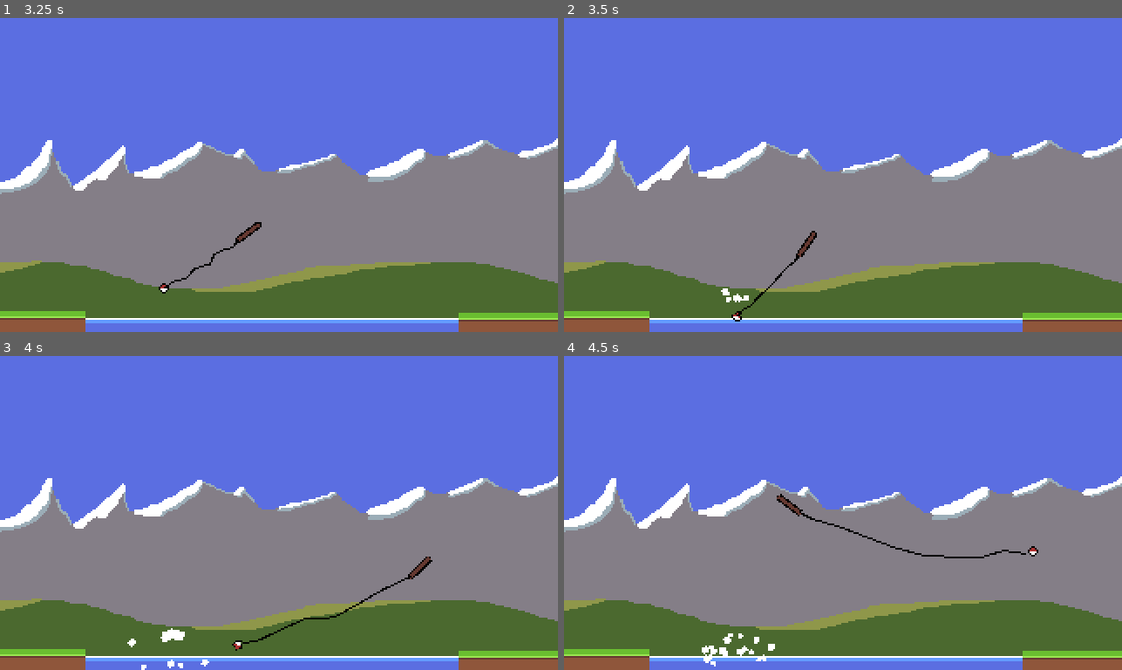
Above: before the commit, frames 1-4 (two rows, left to right).
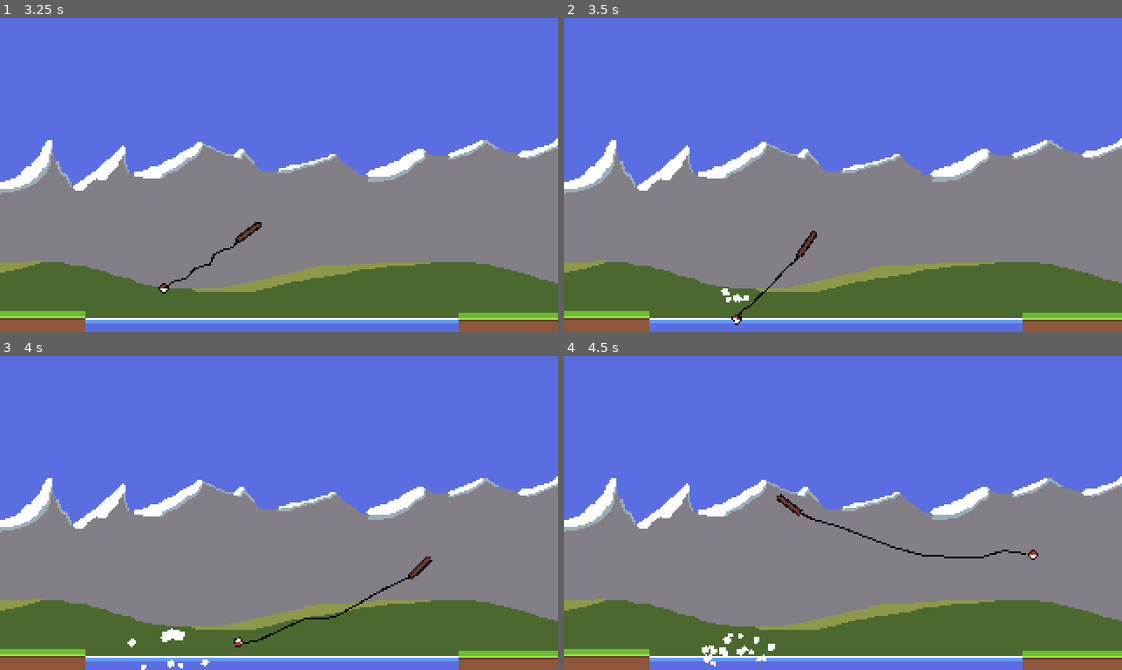
Above: after the commit, the same moments.

Repository: thomz12/LD58
Game: Godot game, scene res://scenes/main.tscn
The game is run twice, just before and just after one commit, with the same random seed, the same clock (stepped at 60 frames per second) and the same inputs.
Inputs (mouse positions are in pixels of both pictures, inside the frame that each line leads up to):
- Up to frame 1 (3.25 s): move the mouse to (401, 159) at 0.52 s; move the mouse to (167, 190) at 1.27 s; move the mouse to (334, 105) at 2.02 s; move the mouse to (251, 237) at 2.77 s
- Up to frame 2 (3.5 s): no input
- Up to frame 3 (4 s): move the mouse to (446, 560) at 3.52 s
- Up to frame 4 (4.5 s): move the mouse to (675, 465) at 4.27 s

Frame 1 is identical in both runs. In frame 2, less than 0.1% of the frame differs, in the area x 30-32%, y 93-98%; in frame 3, less than 0.1%; in frame 4, less than 0.1%, in the area x 83-85%, y 60-65%.

Commit message:
float bobbing

Diff:
--- a/ld-58/scripts/float.gd
+++ b/ld-58/scripts/float.gd
@@ -20,6 +20,8 @@
 var hooked = false
 var has_fake_out = false
 var time_hooked = 0.0
+
+var hooked_total_time = 0.0
 
 func _ready() -> void:
 	connect("body_entered", Callable(self, "_on_body_entered"))
@@ -85,6 +87,11 @@
 				time_hooked = 0.0
 				time_till_catch = randf_range(2.0, 4.0)
 
+		hooked_total_time += delta
+		var float_sprite = find_child("FloatSprite") as Sprite2D
+		float_sprite.offset = Vector2(0, 2).rotated(-float_sprite.global_rotation) * sin(hooked_total_time * 4)
+
+
 
 func _on_body_entered(body):
 	if body.has_meta("is_water") and body.get_meta("is_water") and not stuck:
@@ -95,6 +102,7 @@
 		wait_unstuck = 0.5
 		stuck = true
 		hooked = false
+		hooked_total_time = 0.0
 		has_fake_out = randi_range(1, 8) == 1;
 		time_till_catch = randf_range(3.0, 8.0)
 		print("Casting!")
